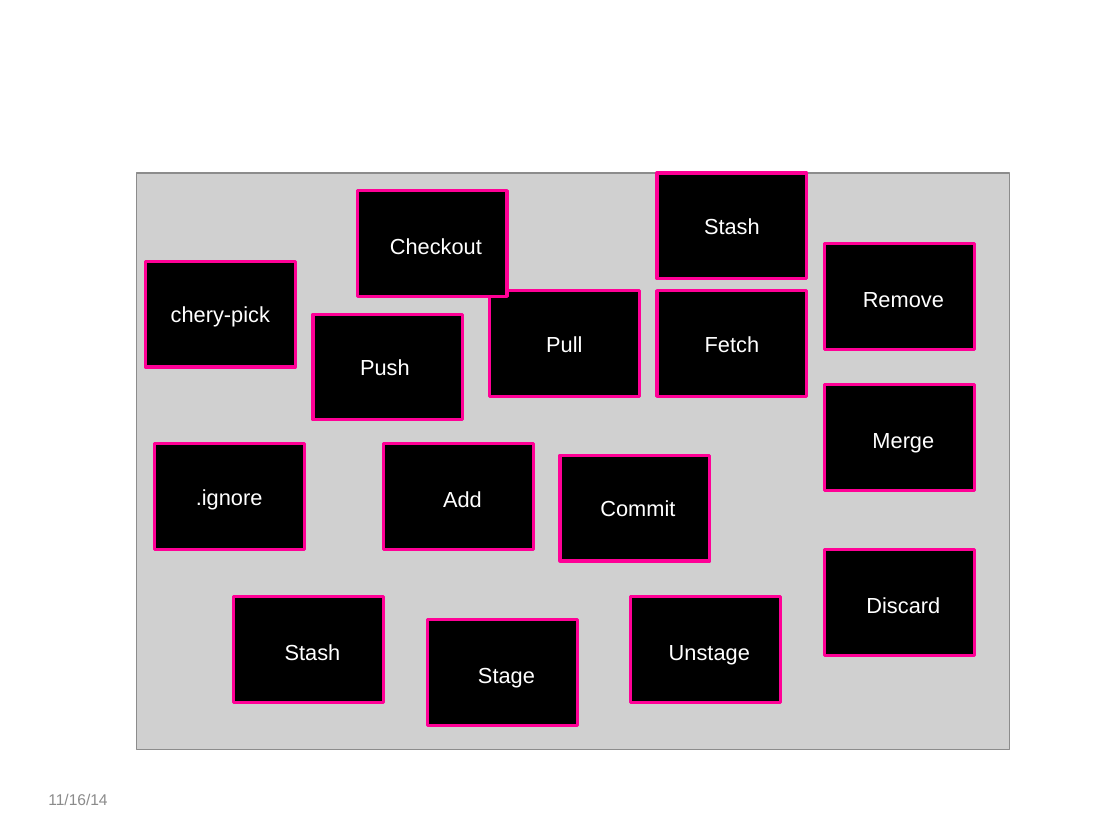
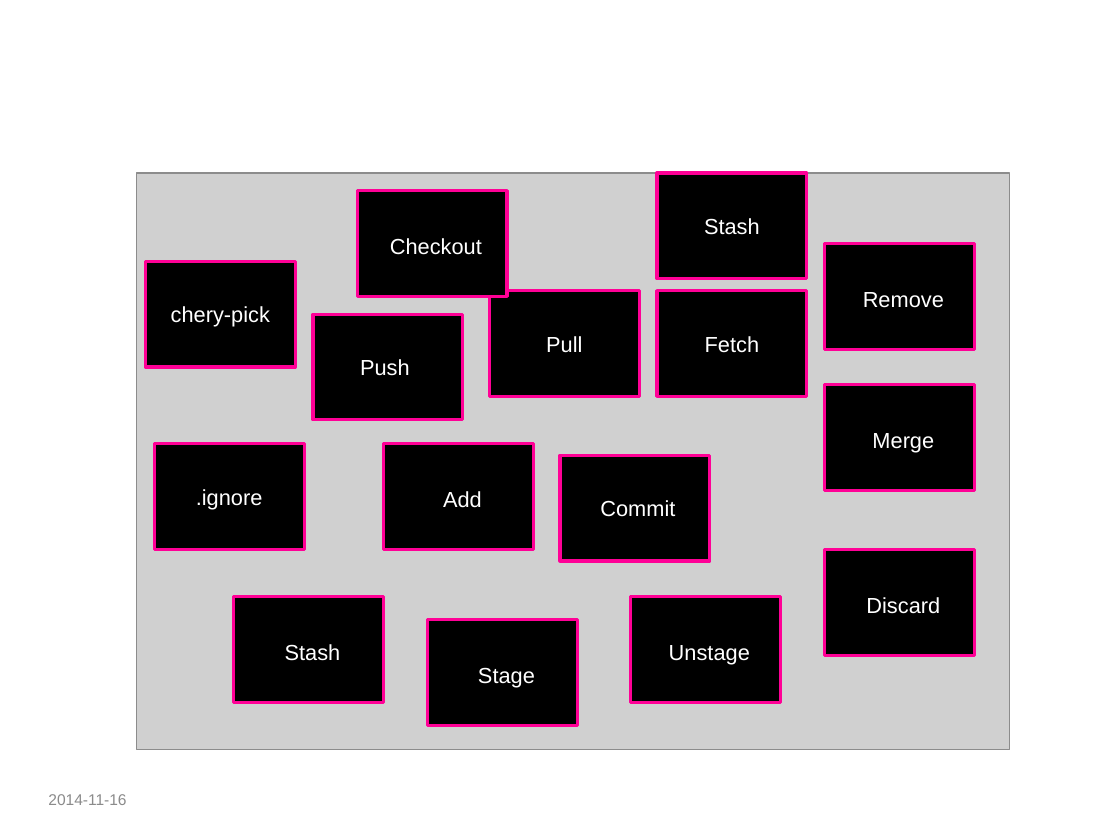
Before and after one commit to UncleCJ/hicollegegit, a slide deck: slide 24 of Intro_to_SCM_and_Git-presentation.pptm (slide 19 before the commit). Drawn at 1120x840 pixels with LibreOffice and Linux fonts; fonts in the diff are those of the drawing; grey boxes stand for pictures; background and template pictures are left out. Boxes give left, top, right and bottom in pixels: in the first picture for what was removed or moved away, otherwise in the second. Text is boxed around its words. In the diff, an @@ line names an element or a change of style, - is before the commit and + after.

```diff
--- a/Intro_to_SCM_and_Git-presentation.pptm
+++ b/Intro_to_SCM_and_Git-presentation.pptm
@@ text at bbox=[48, 794, 126, 805]: text changed @@
-11/16/14
+2014-11-16
```
Also in this commit, not shown: 9 other slides changed, 5 slides added.
